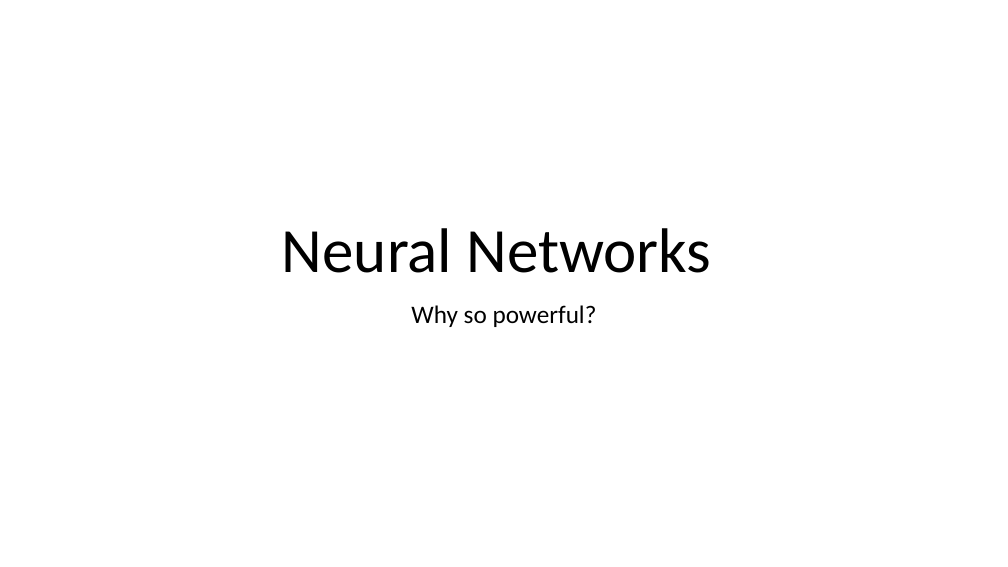
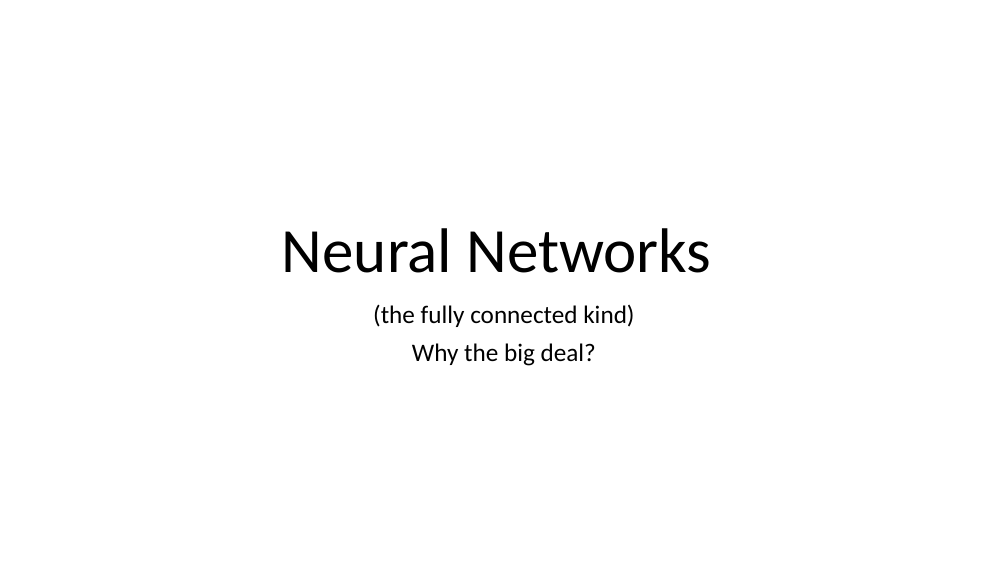
Before and after one commit to snyderjo/Neural-Network-Presentation, a slide deck: slide 1 of firstPart/Neural Networks - pt 1.pptx. Drawn at 1008x567 pixels with LibreOffice and Linux fonts; fonts in the diff are those of the drawing. Boxes give left, top, right and bottom in pixels: in the first picture for what was removed or moved away, otherwise in the second. Text is boxed around its words. In the diff, an @@ line names an element or a change of style, - is before the commit and + after.

```diff
--- a/firstPart/Neural Networks - pt 1.pptx
+++ b/firstPart/Neural Networks - pt 1.pptx
@@ subtitle at box(373, 304, 634, 366): text changed @@
-Why so powerful?
+(the fully connected kind)
+Why the big deal?
```
Also in this commit, not shown: 10 other slides changed, 3 slides added, 1 other file.
